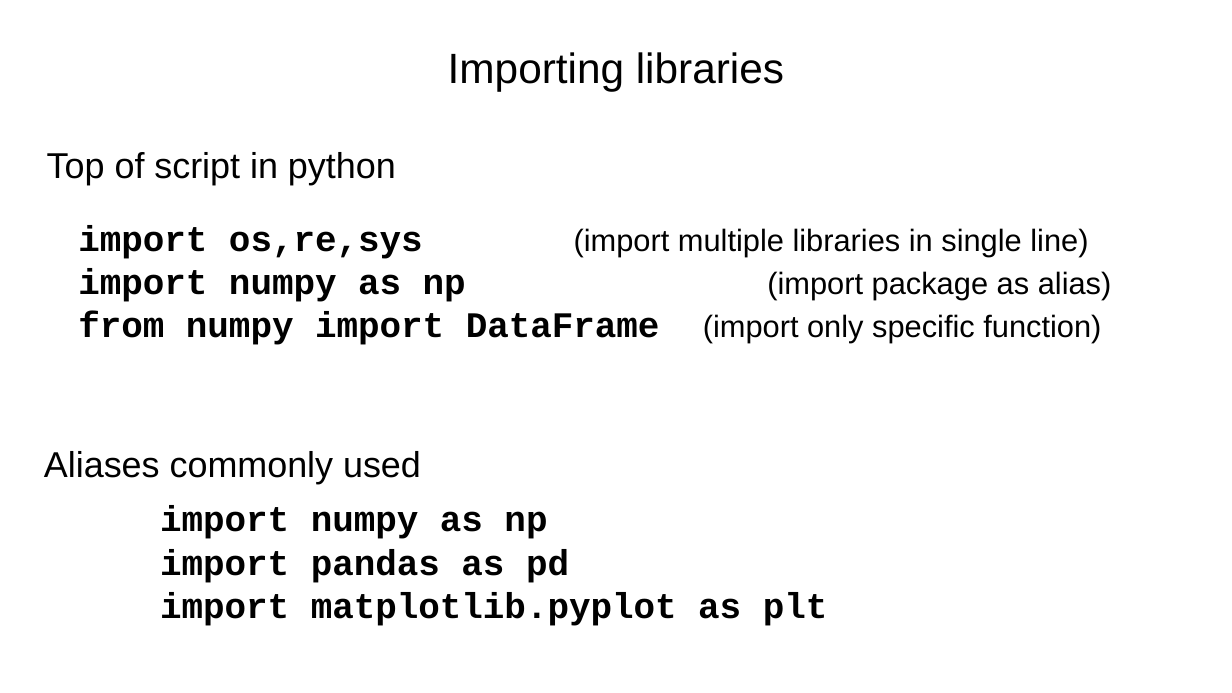
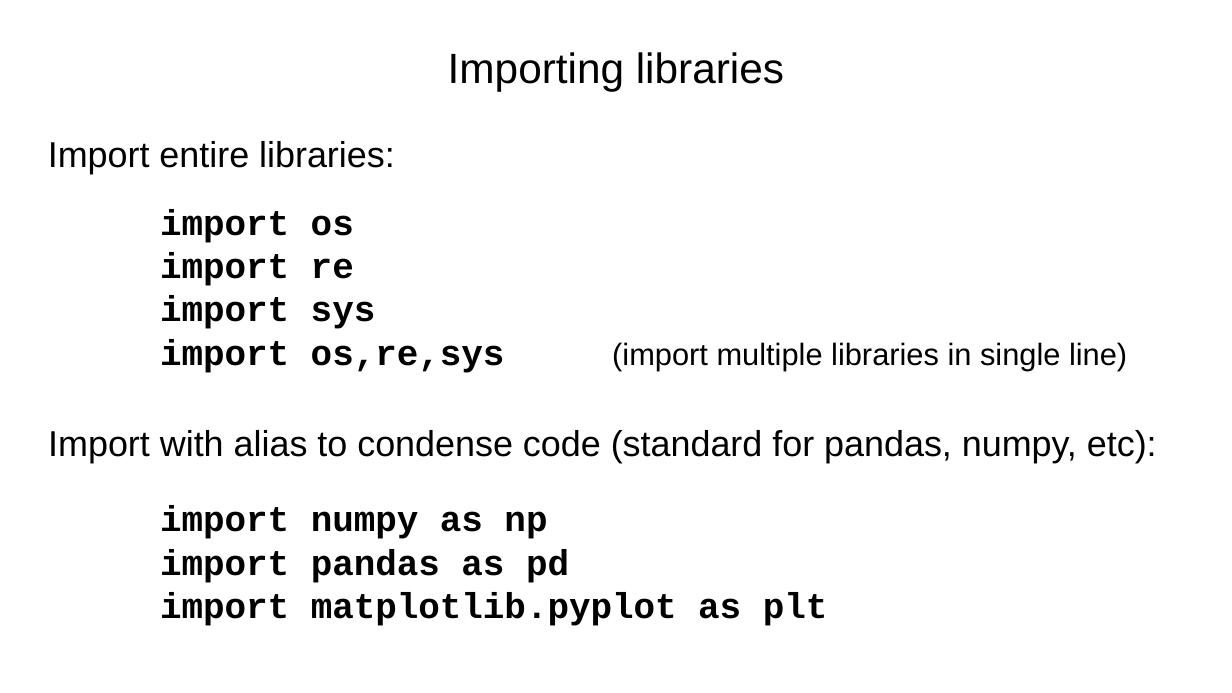
Before and after one commit to tparchman/F26_BIOL792, a slide deck: slide 8 of week11_python_pandas_numpyI/python11_numpy_pandas.pptx (slide 10 before the commit). Drawn at 1232x693 pixels with LibreOffice and Linux fonts; fonts in the diff are those of the drawing. Boxes give left, top, right and bottom in pixels: in the first picture for what was removed or moved away, otherwise in the second. Text is boxed around its words. In the diff, an @@ line names an element or a change of style, - is before the commit and + after.

```diff
--- a/week11_python_pandas_numpyI/python11_numpy_pandas.pptx
+++ b/week11_python_pandas_numpyI/python11_numpy_pandas.pptx
@@ text at box(48, 141, 395, 174): text changed @@
-Top of script in python
+Import entire libraries:
@@ text "import os": place and size @@
-text "import os" at box(78, 225, 1112, 345)
+text "import os" at box(160, 210, 1127, 373)
@@ text at box(160, 210, 376, 329): paragraphs added @@
+import os
+import re
+import sys
@@ text at box(78, 268, 1112, 345): paragraphs removed @@
-import numpy as np (import package as alias)
-from numpy import DataFrame (import only specific function)
@@ text added at box(48, 430, 1157, 463), 28 pt, text #000000 @@
+Import with alias to condense code (standard for pandas, numpy, etc):
@@ text removed at box(44, 451, 421, 484) @@
-Aliases commonly used
```
Also in this commit, not shown: 6 other slides changed, 8 slides added, 6 slides removed, 1 other file.
